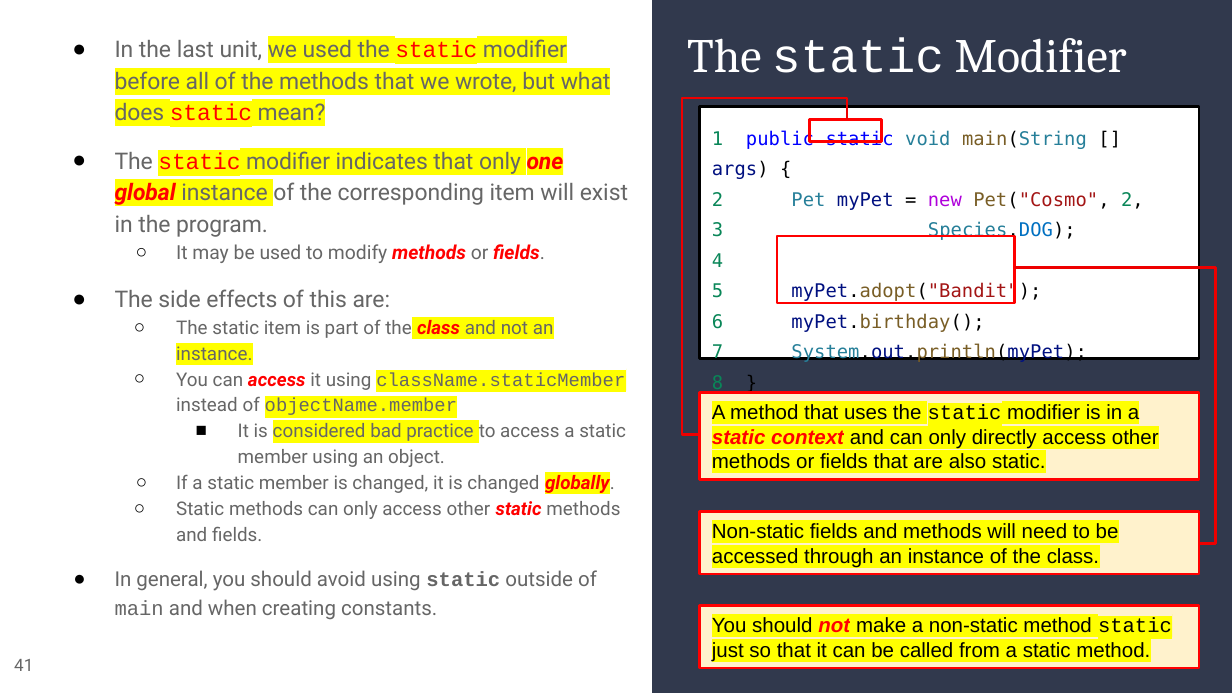
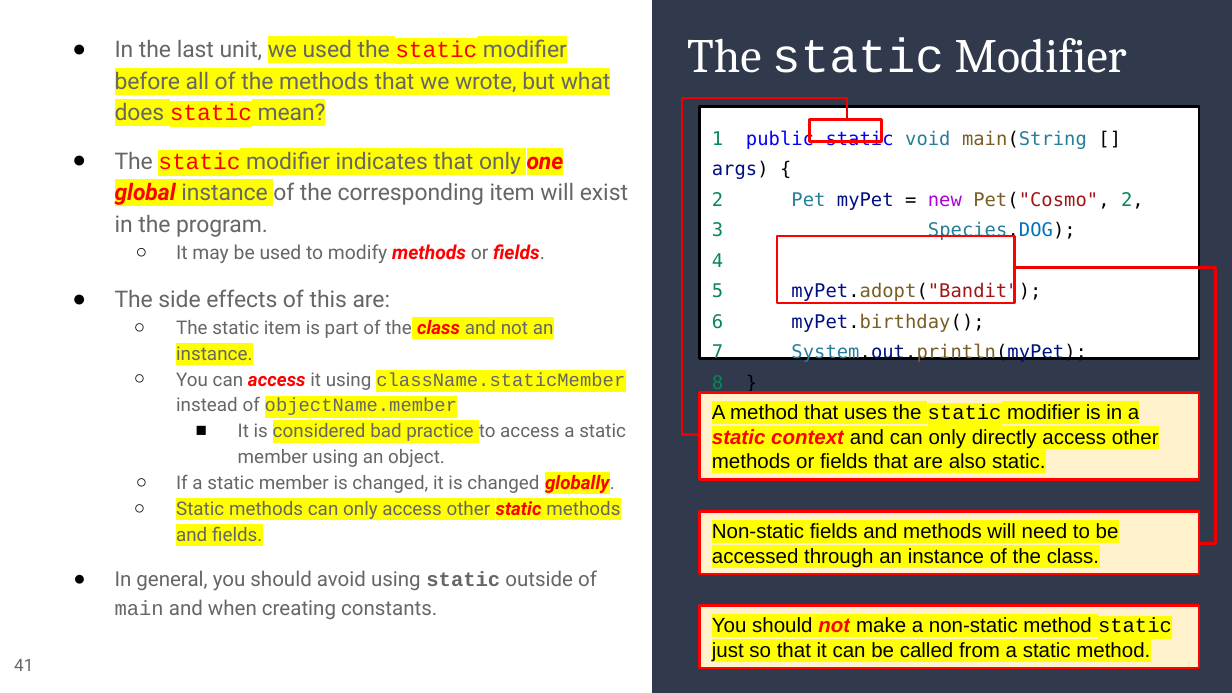
Before and after one commit to alam-tanweer/DailyFolder, a slide deck: slide 41 of CourseContent/Unit 02_ Java Classes/tanweer/2_ Java Classes - ta.pptx. Drawn at 1232x693 pixels with LibreOffice and Linux fonts; fonts in the diff are those of the drawing. Boxes give left, top, right and bottom in pixels: in the first picture for what was removed or moved away, otherwise in the second. Text is boxed around its words. In the diff, an @@ line names an element or a change of style, - is before the commit and + after.

```diff
--- a/CourseContent/Unit 02_ Java Classes/tanweer/2_ Java Classes - ta.pptx
+++ b/CourseContent/Unit 02_ Java Classes/tanweer/2_ Java Classes - ta.pptx
@@ text at [176, 501, 620, 547]: highlight none to #FFFF00 in "Static methods can only access other static ..." @@
```
Also in this commit, not shown: 8 other slides changed, 12 other files.
